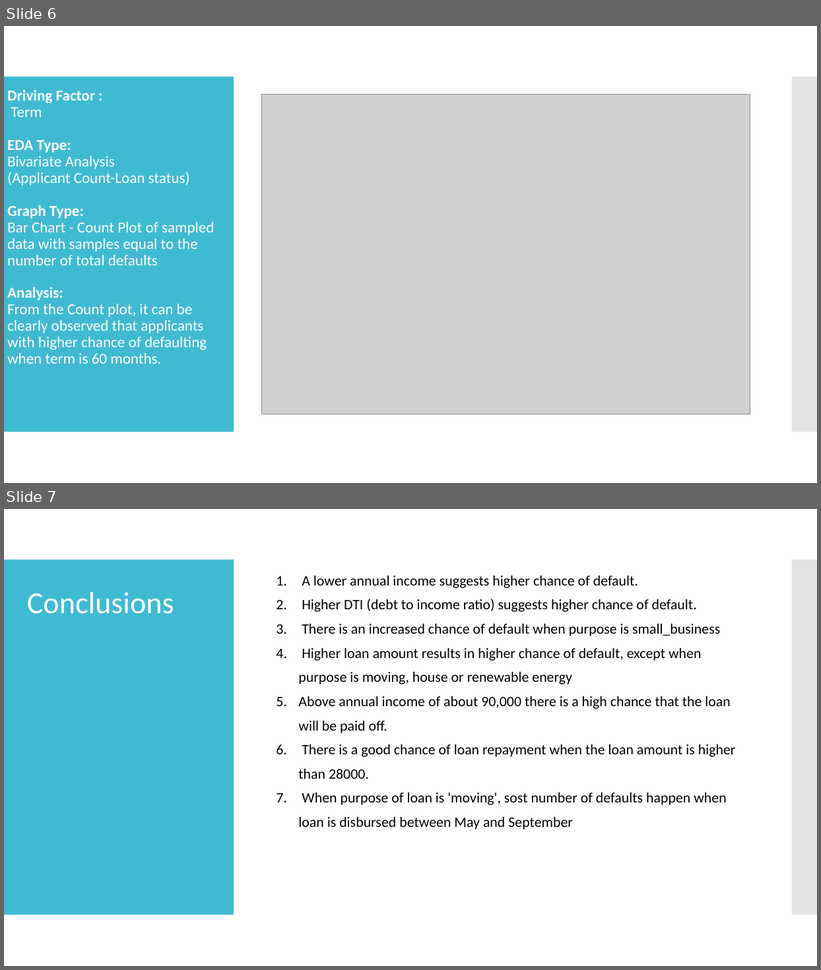
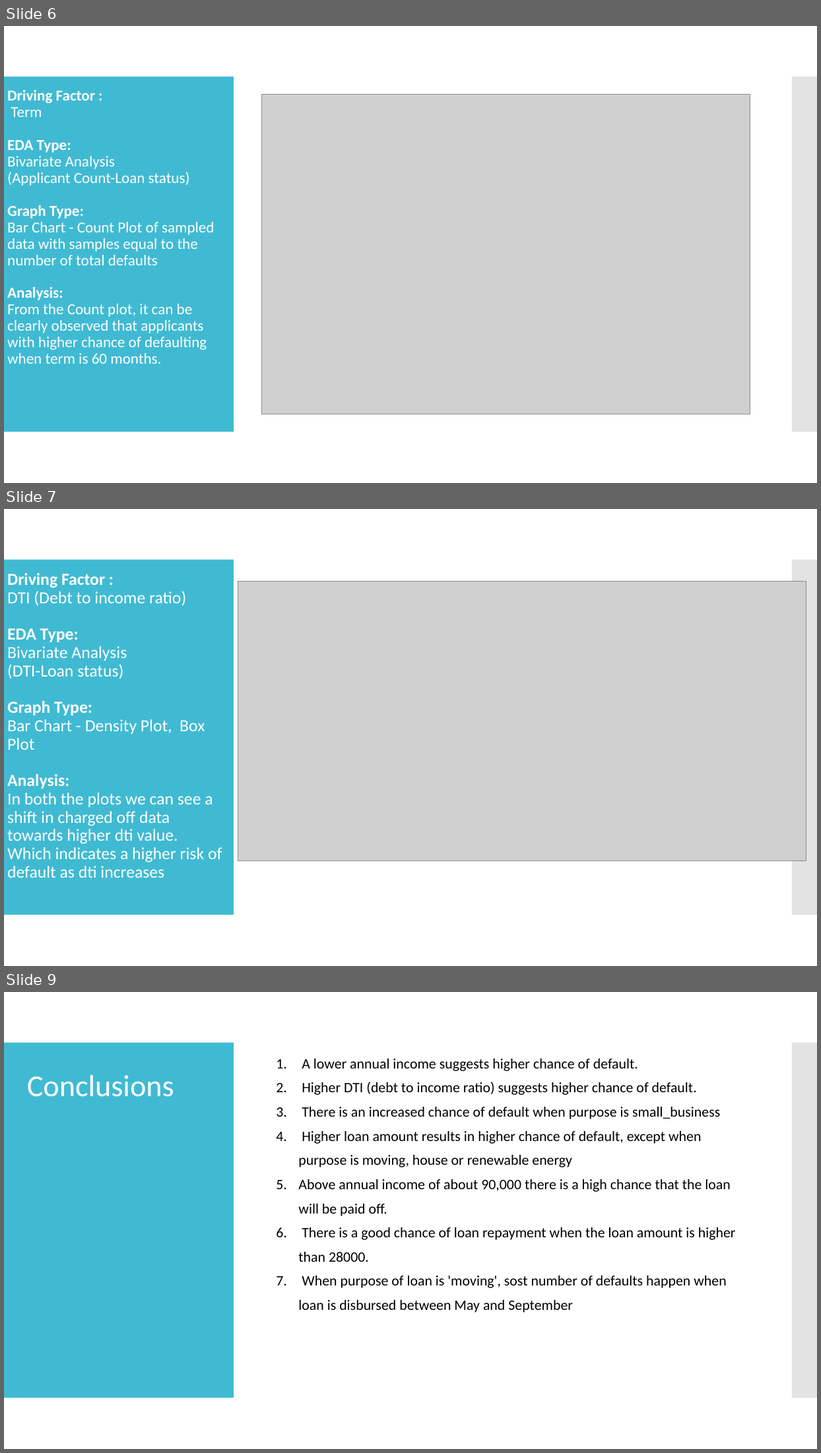
Before and after one commit to Tyagi0502/Lending-Club-Case-Study, a slide deck: Case Study.pptx. Shown one above the other, each under a label of ours: slides 6 and 7 before the commit, slides 6, 7 and 9 after it; the slides between them are not shown. The pictures are 821x970 and 821x1453 pixels, drawn with LibreOffice and Linux fonts; fonts in the diff are those of the drawing; grey boxes stand for pictures. Boxes give left, top, right and bottom in pixels: in the first picture for what was removed or moved away, otherwise in the second. Text is boxed around its words. In the diff, an @@ line names an element or a change of style, - is before the commit and + after.

```diff
--- a/Case Study.pptx
+++ b/Case Study.pptx
@@ slide 7 added at <box>4,509,817,966</box>, background #FFFFFF; not listed: 2 template elements that a slide beside it also shows @@
@@ title added at <box>7,573,222,878</box>, 20 pt, text #FFFFFF @@
+Driving Factor :
+DTI (Debt to income ratio)
+EDA Type:
+Bivariate Analysis
+(DTI-Loan status)
+Graph Type:
+Bar Chart - Density Plot, Box Plot
+Analysis:
+In both the plots we can see a shift in charged off data towards higher dti value. Which indicates a higher risk of default as dti increases
@@ picture added at <box>238,582,806,861</box> @@
@@ what was slide 7 is now slide 9 @@
```
Also in this commit, not shown: 1 other slide added.
